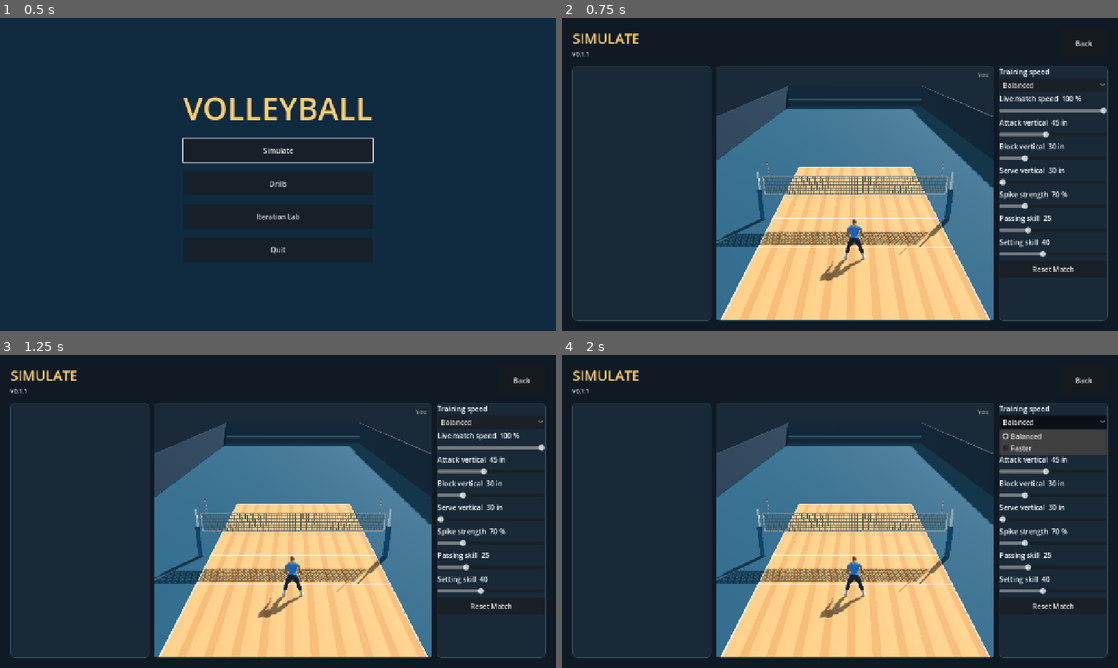
Above: before the commit, frames 1-4 (two rows, left to right).
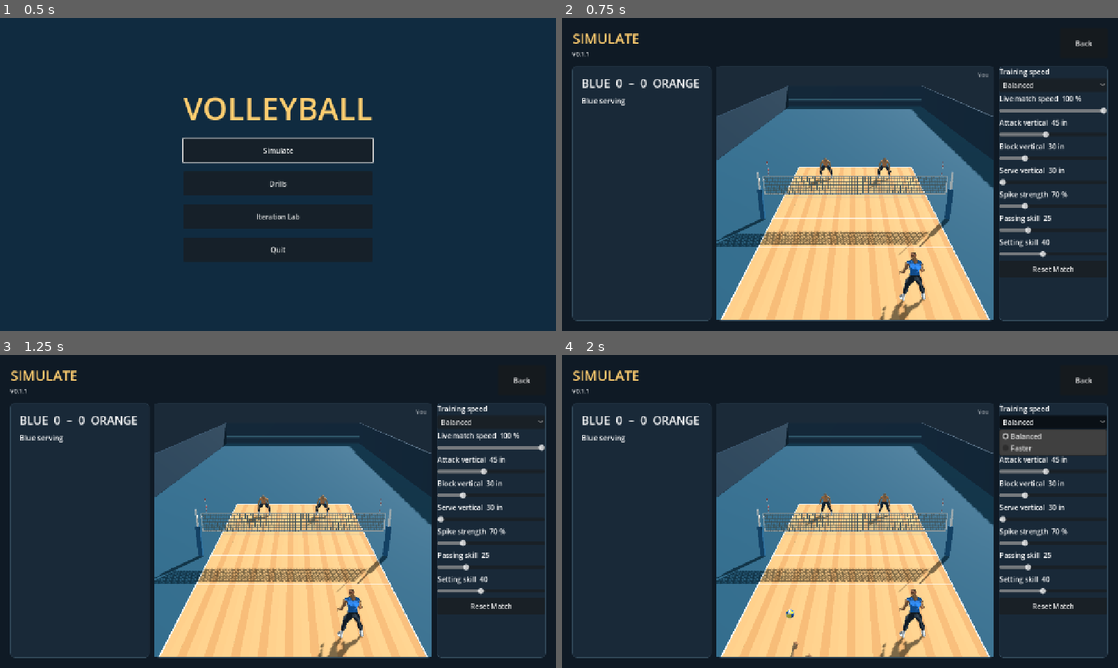
Above: after the commit, the same moments.

Repository: foreandr/volleyball
Game: Godot game, scene res://scenes/main.tscn
The game is run twice, just before and just after one commit, with the same random seed, the same clock (stepped at 60 frames per second) and the same inputs. Sound files missing from this copy of the repository are replaced by a short silence.
Inputs:
- Up to frame 1 (0.5 s): no input
- Up to frame 2 (0.75 s): click "Simulate" at 0.5 s
- Up to frame 3 (1.25 s): no input
- Up to frame 4 (2 s): click "Balanced" at 1.25 s

Frame 1 is identical in both runs. In frame 2, 1.6% of the frame differs, in the area x 3-66%, y 19-97%; in frame 3, 1.6%; in frame 4, 1.7%.
Error before the commit: Parse Error: Cannot infer the type of "compact" variable because the value doesn't have a set type. (res://scripts/bump_setting.gd:787)
Error after the commit: Invalid access to property or key 'visible' on a base object of type 'Nil'. (res://scripts/story_animations.gd:1226)

Commit message:
Fix receive script compilation so Passing Drill initializes

Diff:
--- a/scripts/bump_setting.gd
+++ b/scripts/bump_setting.gd
@@ -784,7 +784,7 @@
 		var yaw := clampf(atan2(reach_direction.x,maxf(0.12,reach_direction.z)),-0.80,0.80)
 		lateral = lateral.rotated(Vector3.UP,yaw)
 		weight_scale = 1.0
-	var compact := fast_back_receive or reach.get("tier",0) == 2
+	var compact: bool = fast_back_receive or reach.get("tier",0) == 2
 	PlatformPose.connect_arms(pose,author,target,weight_scale*weight,0.0 if compact else 0.022,lateral,false,compact)
 	for side in ["l","r"]:
 		for part in ["upperarm_","lowerarm_","hand_"]:
